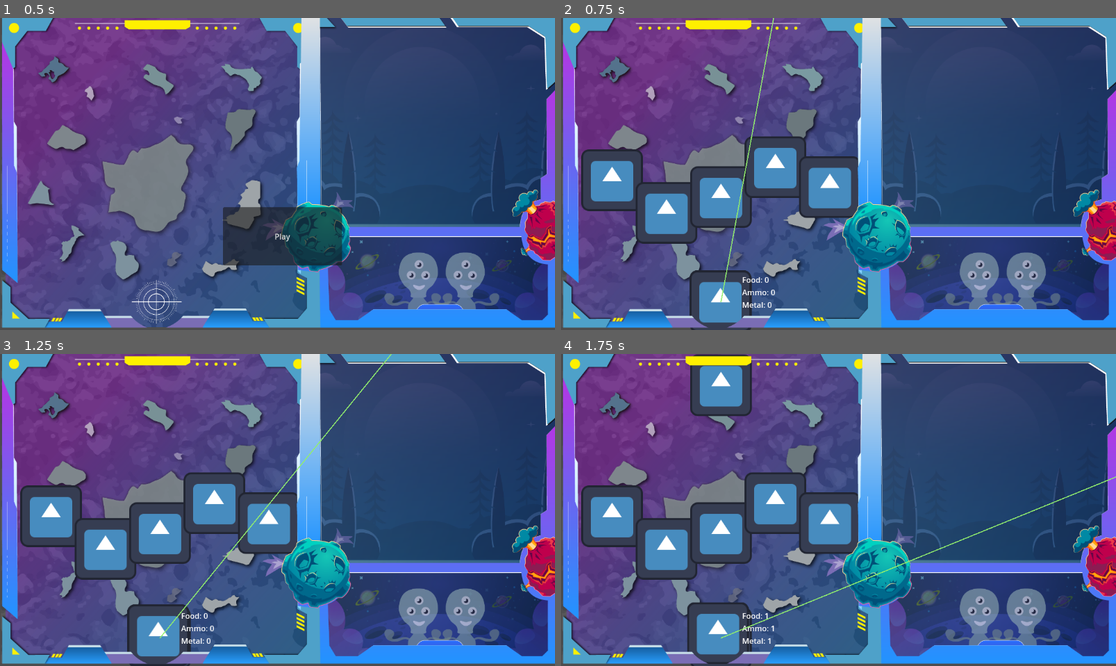
Above: before the commit, frames 1-4 (two rows, left to right).
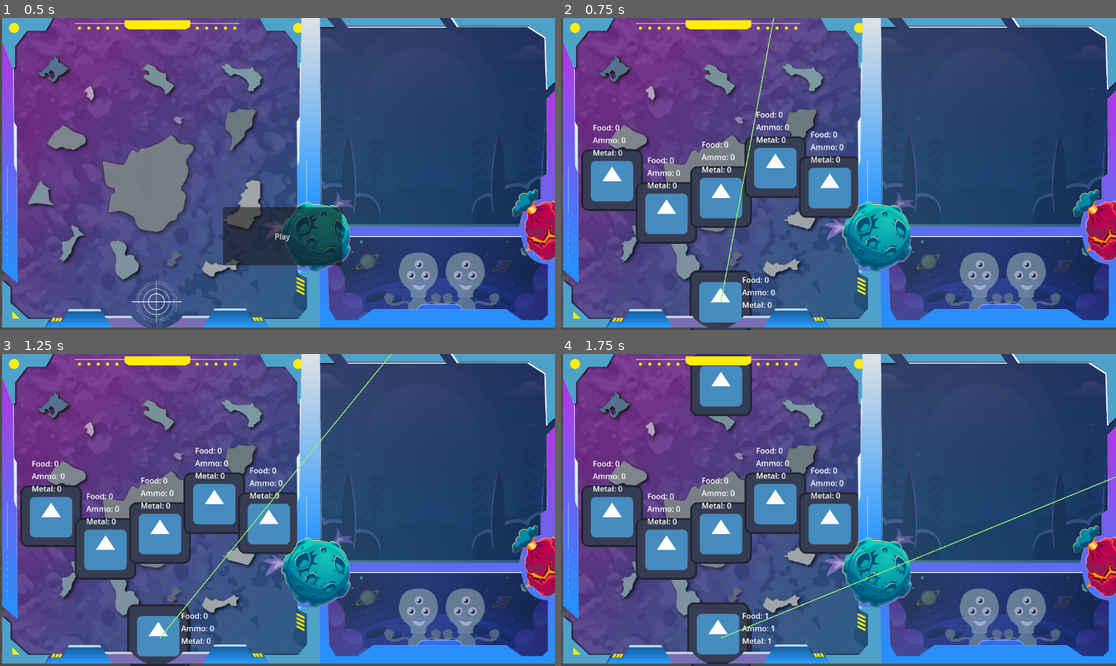
Above: after the commit, the same moments.

Repository: G36maid/GGJ25-kh-teamC
Game: Godot game, scene res://sences/game.tscn
Two runs of this game, one before a commit and one after it. Both use one fixed random seed, a clock stepped at 60 frames per second and the inputs below. The engine's default icon, where the game draws it, is replaced by a stand-in: a white triangle on a blue panel in a dark square.
Inputs:
- Up to frame 1 (0.5 s): no input
- Up to frame 2 (0.75 s): click "Play" at 0.5 s
- Up to frame 3 (1.25 s): no input
- Up to frame 4 (1.75 s): tap Enter (send_cmd) at 1.25 s; hold Enter (send_cmd) from 1.28 s (still down)

Frame 1 is identical in both runs. In frame 2, 0.8% of the frame differs, in the area x 5-51%, y 30-55%; in frame 3, 0.8%; in frame 4, 0.8%.
Error before the commit: Invalid assignment of property or key 'text' with value of type 'String' on a base object of type 'null instance'. (res://scripts/ally.gd:28)

Commit message:
add ally info

Diff:
--- a/scripts/deliverer.gd
+++ b/scripts/deliverer.gd
@@ -20,6 +20,9 @@
 
 func _ready() -> void:
 	set_commands([
+		["grab", "food", "10"],
+		["goto", "ally1"],
+		["goto", "hq"],
 		["grab", "food", "10"],
 		["goto", "ally1"],
 		["drop", "food", "10"],
--- a/sences/ally.tscn
+++ b/sences/ally.tscn
@@ -20,3 +20,10 @@
 target_position = Vector2(0, -1200)
 collide_with_areas = true
 collide_with_bodies = false
+
+[node name="Label" type="Label" parent="."]
+z_index = 1
+offset_left = -40.0
+offset_top = -121.0
+offset_right = 40.0
+offset_bottom = -67.0
